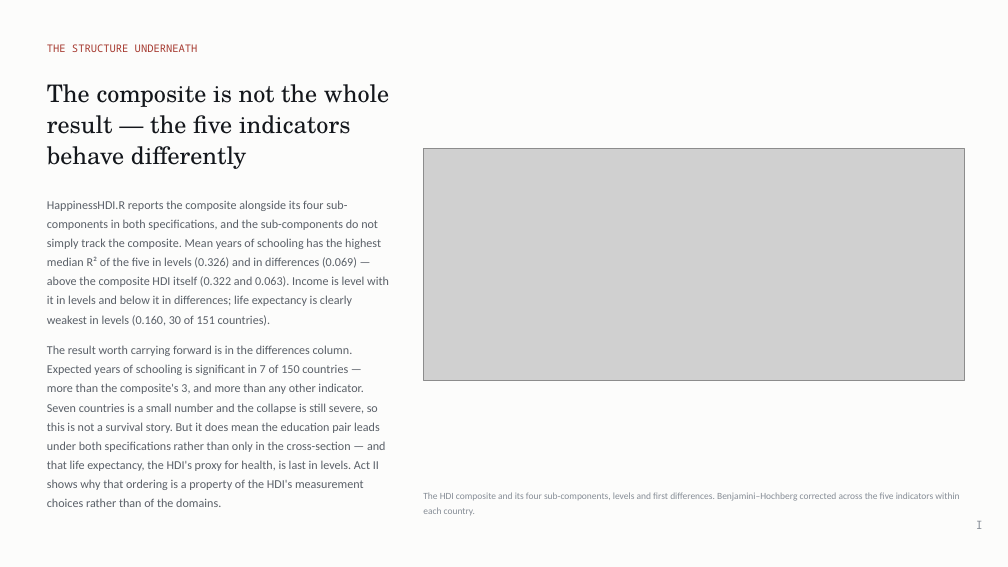
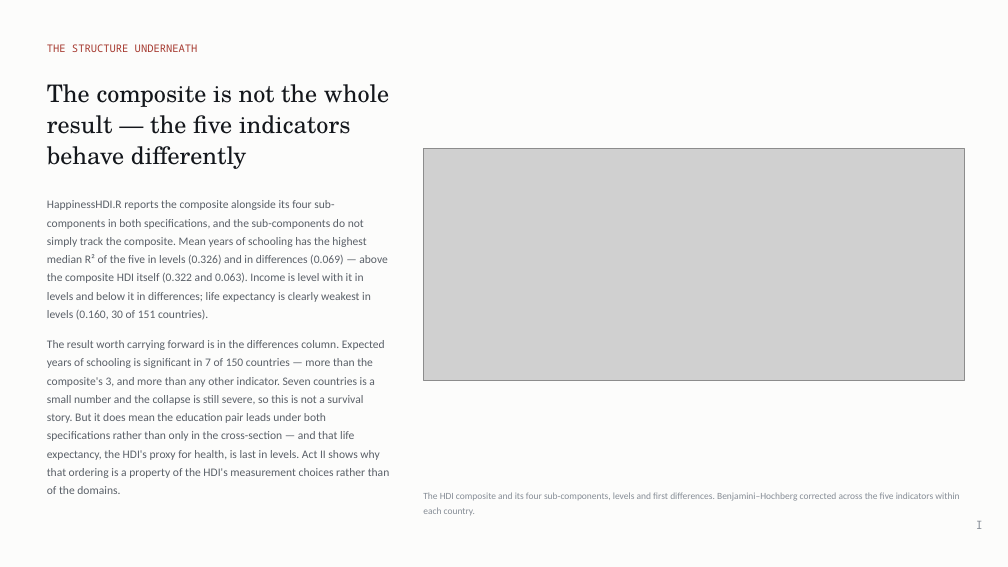
Before and after one commit to cwejnert/HDI-Happiness, a slide deck: slide 5 of deck/Measured_Where_It_Varies.pptx. Drawn at 1008x567 pixels with LibreOffice and Linux fonts; fonts in the diff are those of the drawing; grey boxes stand for pictures. Boxes give left, top, right and bottom in pixels: in the first picture for what was removed or moved away, otherwise in the second. Text is boxed around its words. In the diff, an @@ line names an element or a change of style, - is before the commit and + after.

```diff
--- a/deck/Measured_Where_It_Varies.pptx
+++ b/deck/Measured_Where_It_Varies.pptx
@@ text "HappinessHDI.R reports the composite alongside ..." at [47, 200, 390, 494]: size 11.5 to 11 pt @@
```
Also in this commit, not shown: 6 other slides changed, 2 slides added, 10 other files.
